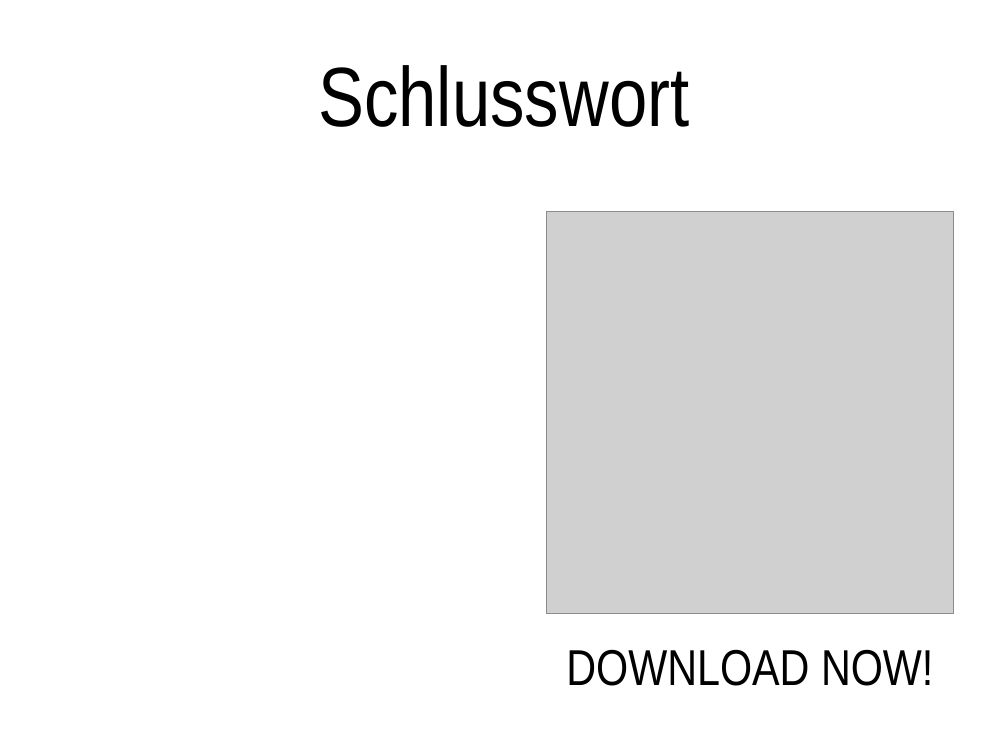
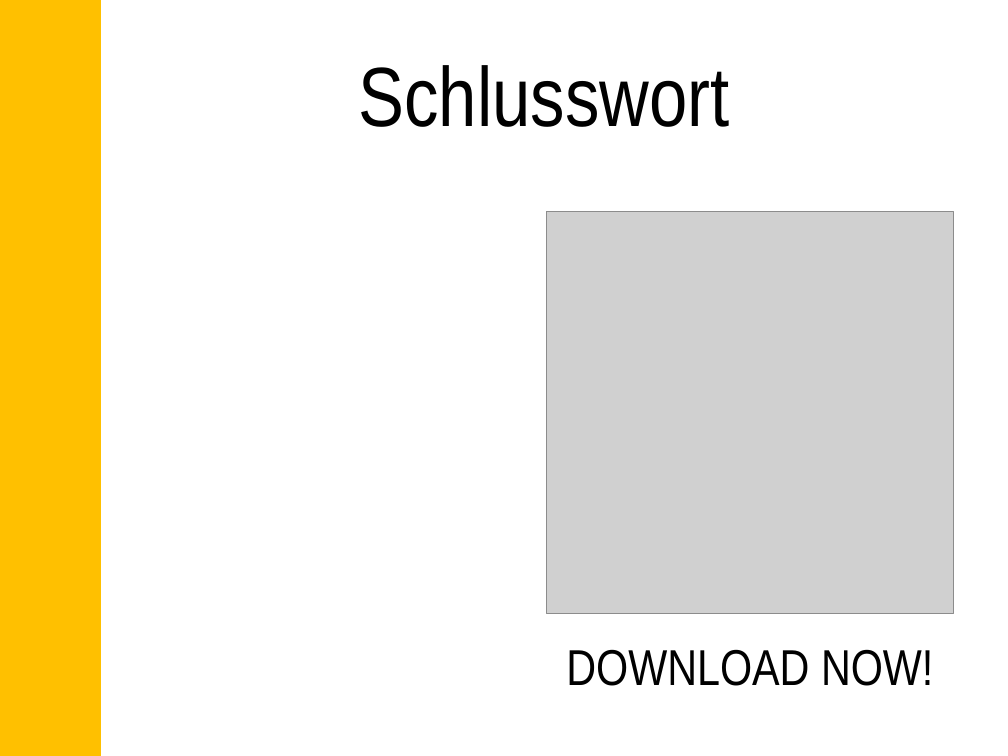
Before and after one commit to daleitner/SE2_Project, a slide deck: slide 7 of Endpräsentation_Leitfaden.pptx. Drawn at 1008x756 pixels with LibreOffice and Linux fonts; fonts in the diff are those of the drawing; grey boxes stand for pictures. Boxes give left, top, right and bottom in pixels: in the first picture for what was removed or moved away, otherwise in the second. Text is boxed around its words. In the diff, an @@ line names an element or a change of style, - is before the commit and + after.

```diff
--- a/Endpräsentation_Leitfaden.pptx
+++ b/Endpräsentation_Leitfaden.pptx
@@ rectangle added at [1,0,100,756], fill #FFC000, outline #FFC000 2 pt @@
@@ title "Schlusswort": place and size @@
-title "Schlusswort" at [318,65,689,127]
+title "Schlusswort" at [359,65,730,127]
```
Also in this commit, not shown: 1 other slide changed.
